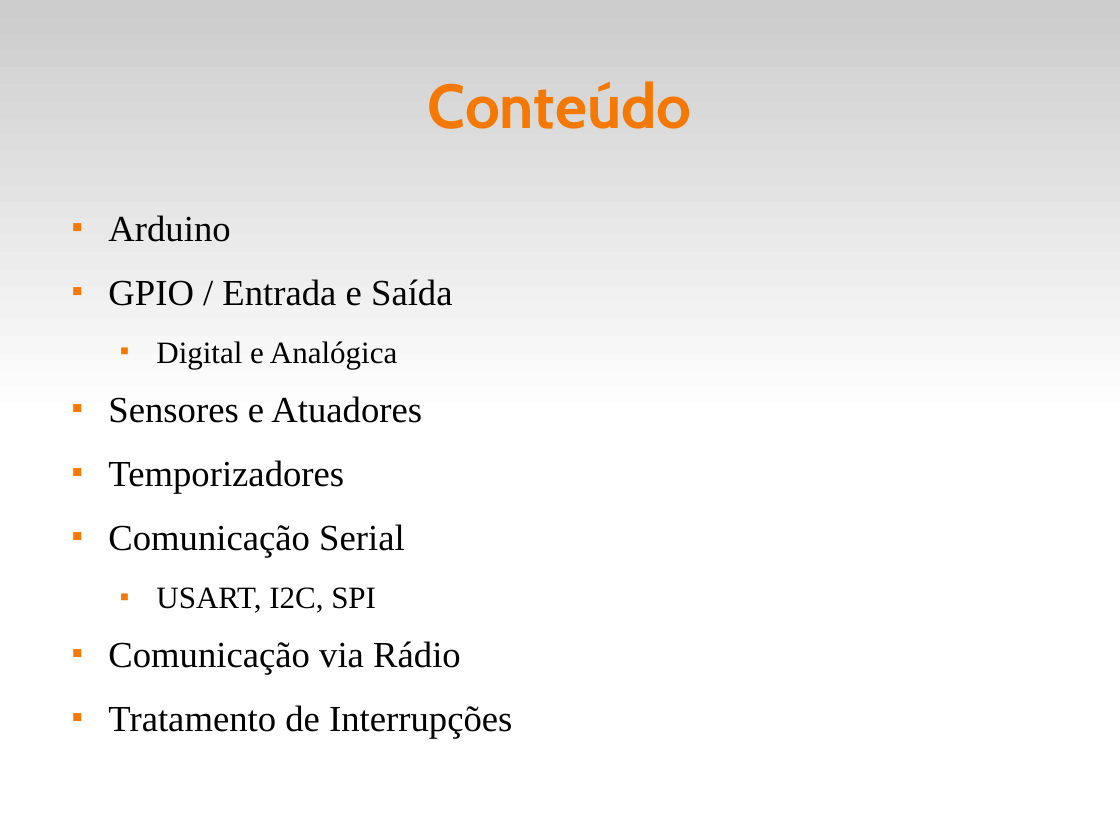
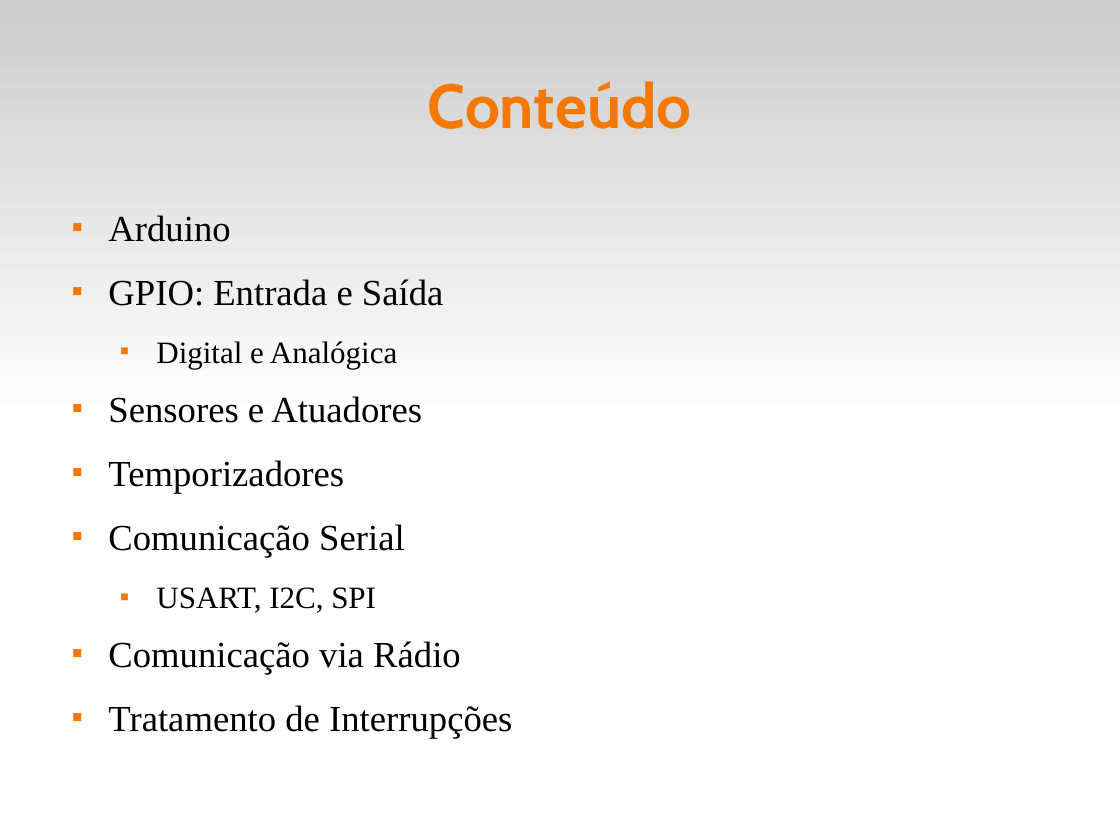
Before and after one commit to fsantanna-uerj/SE, a slide deck: slide 3 of Slides/se-00-intro.odp. Drawn at 1120x840 pixels with LibreOffice and Linux fonts; fonts in the diff are those of the drawing. Boxes give left, top, right and bottom in pixels: in the first picture for what was removed or moved away, otherwise in the second. Text is boxed around its words. In the diff, an @@ line names an element or a change of style, - is before the commit and + after.

```diff
--- a/Slides/se-00-intro.odp
+++ b/Slides/se-00-intro.odp
@@ text at <box>108,279,443,306</box>: text changed @@
-■ GPIO / Entrada e Saída
+■ GPIO: Entrada e Saída
```
Also in this commit, not shown: 3 slides removed, 2 other files.
